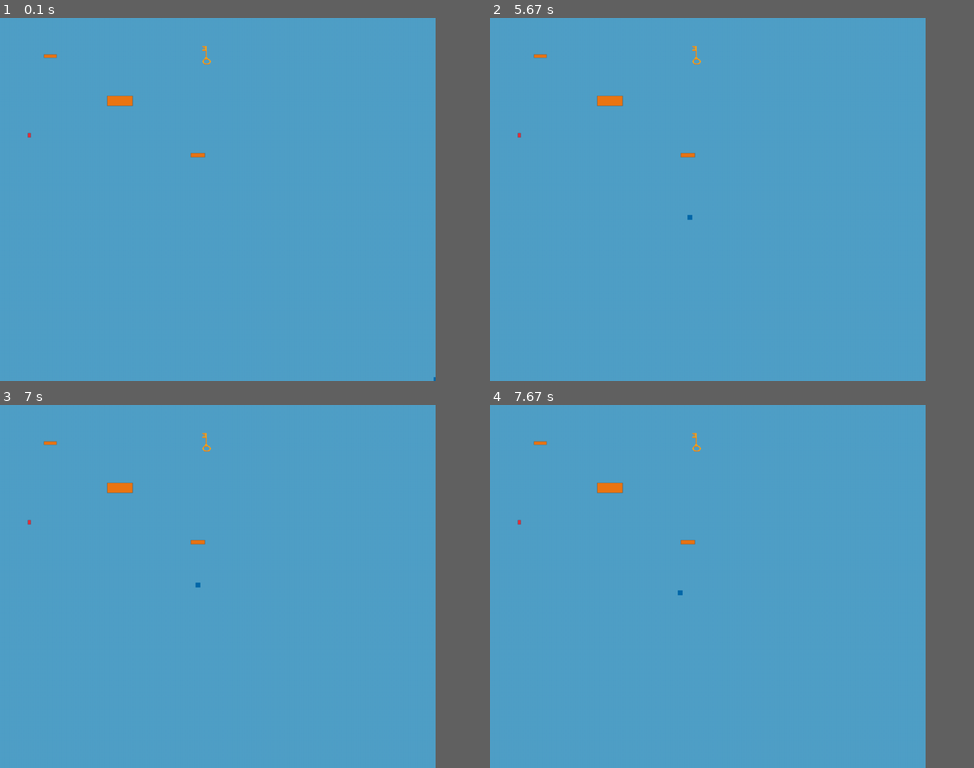
Above: before the commit, frames 1-4 (two rows, left to right).
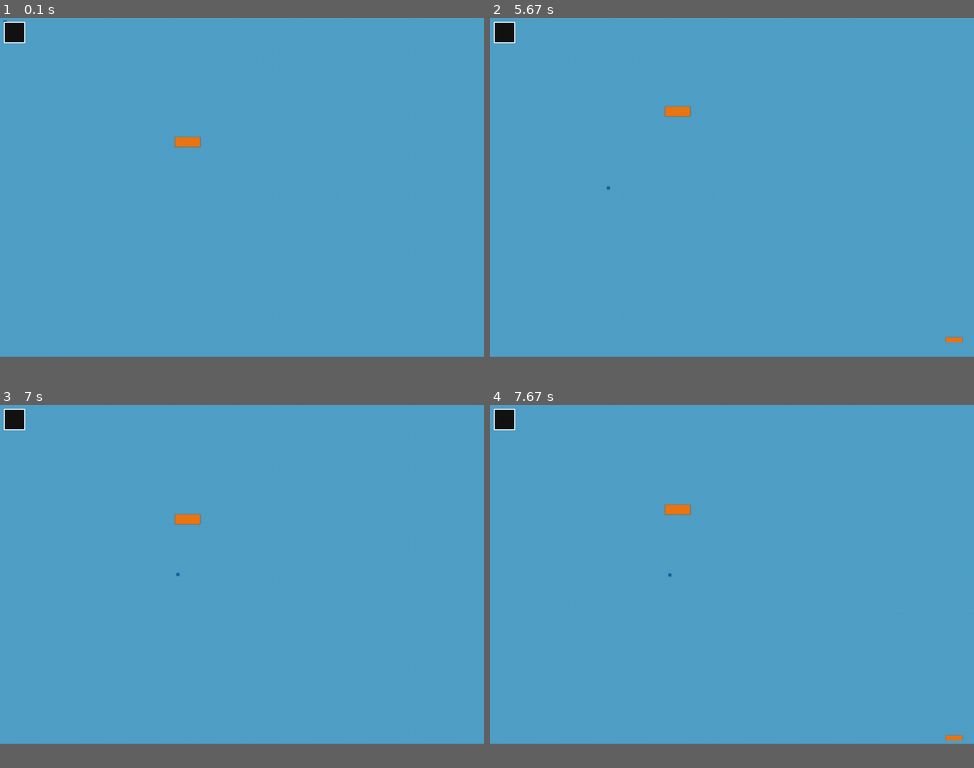
Above: after the commit, the same moments.

Repository: H0bbit13/pygame_project
Game: pygame game, started from main.py
The game is run twice, just before and just after one commit, with the same random seed, the same clock (stepped at 60 frames per second) and the same inputs.
Inputs (mouse positions are in pixels of both pictures, inside the frame that each line leads up to):
- Up to frame 1 (0.1 s): no input
- Up to frame 2 (5.67 s): click (732, 188) at 0.38 s; click (732, 210) at 0.72 s; click (581, 137) at 1.05 s; click (911, 308) at 1.38 s; click (615, 119) at 1.72 s; click (707, 275) at 2.05 s; click (717, 130) at 2.38 s; click (664, 116) at 2.72 s; click (857, 159) at 3.05 s; click (882, 177) at 3.38 s; click (833, 126) at 3.72 s; click (591, 123) at 4.05 s; click (751, 174) at 4.38 s; click (591, 166) at 4.72 s; click (659, 286) at 5.05 s; click (586, 312) at 5.38 s
- Up to frame 3 (7 s): click (164, 463) at 5.72 s; click (193, 561) at 6.05 s; click (125, 484) at 6.38 s; click (329, 688) at 6.72 s
- Up to frame 4 (7.67 s): click (702, 473) at 7.05 s; click (640, 655) at 7.38 s
In our replay, the window is 810x675 before the commit and 900x630 after it. These sizes can differ from the game's own. Grey fills any space a smaller window leaves; there, only what the larger window draws over its background counts as a difference.

The runs differ from the first frame. In frame 1, 0.7% of the frame differs, in the area x 0-90%, y 0-100%; in frame 2, 0.8%; in frame 3, 0.7%; in frame 4, 0.8%, in the area x 0-98%, y 1-93%.

Commit message:
Big world camera scrolling

Diff:
--- a/door.py
+++ b/door.py
@@ -2,18 +2,21 @@
 
 class Door:
     def __init__(self, rect, image):
+        # rect is in WORLD coordinates
         self.rect = rect
         self.image = image
         self.locked = True
         self.open = False
 
-    def draw(self, screen):
-        # If the door is open, we just don't draw it
-        if not self.open:
-            screen.blit(self.image, self.rect.topleft)
+    def draw(self, screen, camera):
+        if self.open:
+            return
+
+        screen_x = self.rect.x - camera.x
+        screen_y = self.rect.y - camera.y
+        screen.blit(self.image, (screen_x, screen_y))
 
     def blocks_circle(self, circle_pos, radius):
-        # Only blocks you if it is NOT open
         if self.open:
             return False
 
@@ -26,11 +29,10 @@
         return (dx * dx + dy * dy) < (radius * radius)
 
     def try_open(self, player_pos, player_radius, has_key):
-        # If you don't have a key, nothing happens
         if not has_key:
             return
 
-        # If you do have a key AND you touch the door, open it
+        # If you touch the door and you have the key, it opens!
         if self.blocks_circle(player_pos, player_radius):
             self.locked = False
             self.open = True
--- /dev/null
+++ b/inventory.py
@@ -0,0 +1,25 @@
+import pygame
+
+class Inventory:
+    def __init__(self):
+        self.items = set()
+        self.images = {}
+
+    def add_item(self, name):
+        self.items.add(name)
+
+    def has_item(self, name):
+        return name in self.items
+
+    def set_image(self, name, image):
+        self.images[name] = image
+
+    def draw(self, screen):
+        # Draw a simple inventory box in the top-left
+        box_rect = pygame.Rect(8, 8, 44, 44)
+        pygame.draw.rect(screen, (20, 20, 20), box_rect)        # dark box
+        pygame.draw.rect(screen, (255, 255, 255), box_rect, 2)  # white outline
+
+        # If we have a key, draw it inside the box
+        if self.has_item("key") and "key" in self.images:
+            screen.blit(self.images["key"], (18, 18))
--- a/key.py
+++ b/key.py
@@ -2,17 +2,21 @@
 
 class Key:
     def __init__(self, pos, image):
+        # pos is in WORLD coordinates
         self.pos = pygame.Vector2(pos)
         self.image = image
         self.rect = self.image.get_rect(center=(int(self.pos.x), int(self.pos.y)))
         self.collected = False
 
-    def draw(self, screen):
-        if not self.collected:
-            screen.blit(self.image, self.rect.topleft)
+    def draw(self, screen, camera):
+        if self.collected:
+            return
+
+        screen_x = self.rect.x - camera.x
+        screen_y = self.rect.y - camera.y
+        screen.blit(self.image, (screen_x, screen_y))
 
     def touches_circle(self, circle_pos, radius):
-        # Treat key as a point at its center
         dx = circle_pos.x - self.rect.centerx
         dy = circle_pos.y - self.rect.centery
         return (dx * dx + dy * dy) < (radius * radius)
--- a/main.py
+++ b/main.py
@@ -2,16 +2,27 @@
 from obstacle import Obstacle
 from key import Key
 from door import Door
+from inventory import Inventory
 
 pygame.init()
 
-WIDTH, HEIGHT = 900, 750
+# ----------------------------
+# Window (what we see)
+# ----------------------------
+WIDTH, HEIGHT = 1000, 700
 screen = pygame.display.set_mode((WIDTH, HEIGHT))
-pygame.display.set_caption("Pygame Project - Inventory & Door")
+pygame.display.set_caption("Lesson 4 - Big World Camera!")
 clock = pygame.time.Clock()
 
-# Background color (still useful!)
 BACKGROUND = (80, 160, 200)
+
+# ----------------------------
+# World (big map)
+# ----------------------------
+WORLD_WIDTH, WORLD_HEIGHT = 2000, 2000
+
+def clamp(value, low, high):
+    return max(low, min(value, high))
 
 # ----------------------------
 # Load Images
@@ -21,52 +32,59 @@
 obstacle_img = pygame.image.load("assets/obstacle.png").convert_alpha()
 door_img = pygame.image.load("assets/door.png").convert_alpha()
 
-# (Optional) Resize images so they fit nicely
-obstacle_img = pygame.transform.smoothscale(obstacle_img, (180, 120))
+# Resize images so they fit nicely
+player_img = pygame.transform.smoothscale(player_img, (60, 60))
+key_img = pygame.transform.smoothscale(key_img, (24, 24))
 door_img = pygame.transform.smoothscale(door_img, (60, 90))
 
+# Reuse obstacle.png at different sizes
+obstacle_big = pygame.transform.smoothscale(obstacle_img, (180, 120))
+obstacle_small1 = pygame.transform.smoothscale(obstacle_img, (120, 60))
+obstacle_small2 = pygame.transform.smoothscale(obstacle_img, (160, 50))
+
 # ----------------------------
-# Player
+# Player (WORLD coordinates)
 # ----------------------------
-player_radius = 25
-player_pos = pygame.Vector2(WIDTH / 1, HEIGHT / 1)
+player_radius = 15
+player_pos = pygame.Vector2(10, 10)     # IMPORTANT: safe start!
 target_pos = pygame.Vector2(player_pos)
 player_speed = 220
 
+# ----------------------------
 # Inventory
-has_key = False
+# ----------------------------
+inventory = Inventory()
+inventory.set_image("key", key_img)
 
 # ----------------------------
-# Obstacles
+# Obstacles (WORLD coordinates)
+# Put some obstacles OFF SCREEN so we have to travel to see them!
 # ----------------------------
 obstacles = [
-    Obstacle(pygame.Rect(160, 115, 180, 120), obstacle_img),
-    Obstacle(pygame.Rect(60, 60, 90, 40), pygame.transform.smoothscale(obstacle_img, (90, 40))),
-    Obstacle(pygame.Rect(360, 260, 100, 50), pygame.transform.smoothscale(obstacle_img, (100, 50))),
+    Obstacle(pygame.Rect(300, 200, 180, 120), obstacle_big),
+    Obstacle(pygame.Rect(900, 700, 120, 60), obstacle_small1),
+    Obstacle(pygame.Rect(1500, 400, 160, 50), obstacle_small2),
+    Obstacle(pygame.Rect(400, 1500, 160, 50), obstacle_small2),
 ]
 
 # ----------------------------
-# Key
+# Key (WORLD coordinates)
+# Put it far away so the camera scrolling is obvious
 # ----------------------------
-key = Key((430, 80), key_img)
+key = Key((1700, 300), key_img)
 
 # ----------------------------
-# Door (starts locked)
+# Door (WORLD coordinates)
+# Put it somewhere different than the key so we explore
 # ----------------------------
-door_rect = pygame.Rect(30, 200, 60, 90)
-door = Door(door_rect, door_img)
+door = Door(pygame.Rect(1850, 1700, 60, 90), door_img)
 
-# We'll treat the door like an obstacle too (when it's closed)
 def is_blocked(pos):
-    # blocked by obstacles?
     for obs in obstacles:
         if obs.blocks_circle(pos, player_radius):
             return True
-
-    # blocked by door?
     if door.blocks_circle(pos, player_radius):
         return True
-
     return False
 
 running = True
@@ -74,15 +92,31 @@
 while running:
     dt = clock.tick(60) / 1000
 
+    # ----------------------------
+    # Camera (WORLD -> SCREEN)
+    # Try to keep player in the center, but stop at world edges.
+    # ----------------------------
+    camera_x = clamp(player_pos.x - WIDTH / 2, 0, WORLD_WIDTH - WIDTH)
+    camera_y = clamp(player_pos.y - HEIGHT / 2, 0, WORLD_HEIGHT - HEIGHT)
+    camera = pygame.Vector2(camera_x, camera_y)
+
+    # ----------------------------
     # Events
+    # ----------------------------
     for event in pygame.event.get():
         if event.type == pygame.QUIT:
             running = False
 
         if event.type == pygame.MOUSEBUTTONDOWN:
-            target_pos = pygame.Vector2(event.pos)
+            # Click is in SCREEN coordinates
+            mouse_screen = pygame.Vector2(event.pos)
 
-    # Movement
+            # Convert screen click -> world click
+            target_pos = mouse_screen + camera
+
+    # ----------------------------
+    # Movement (WORLD coordinates)
+    # ----------------------------
     to_target = target_pos - player_pos
     distance = to_target.length()
 
@@ -95,45 +129,59 @@
         else:
             new_pos = player_pos + direction * step
 
+        # Keep player inside the world boundaries
+        new_pos.x = clamp(new_pos.x, 0, WORLD_WIDTH)
+        new_pos.y = clamp(new_pos.y, 0, WORLD_HEIGHT)
+
         if not is_blocked(new_pos):
             player_pos = new_pos
         else:
-            # Sliding around stuff
+            # Sliding around obstacles/door
             slide_x = pygame.Vector2(player_pos.x + direction.x * step, player_pos.y)
             slide_y = pygame.Vector2(player_pos.x, player_pos.y + direction.y * step)
+
+            slide_x.x = clamp(slide_x.x, 0, WORLD_WIDTH)
+            slide_x.y = clamp(slide_x.y, 0, WORLD_HEIGHT)
+
+            slide_y.x = clamp(slide_y.x, 0, WORLD_WIDTH)
+            slide_y.y = clamp(slide_y.y, 0, WORLD_HEIGHT)
 
             if not is_blocked(slide_x):
                 player_pos = slide_x
             elif not is_blocked(slide_y):
                 player_pos = slide_y
 
-    # Pick up key
+    # ----------------------------
+    # Pick up key (WORLD coordinates)
+    # ----------------------------
     if not key.collected and key.touches_circle(player_pos, player_radius):
         key.collect()
-        has_key = True
+        inventory.add_item("key")
 
-    # Try opening the door (only works if you have the key)
-    door.try_open(player_pos, player_radius, has_key)
+    # ----------------------------
+    # Door open logic
+    # ----------------------------
+    door.try_open(player_pos, player_radius, inventory.has_item("key"))
 
-    # Draw
+    # ----------------------------
+    # Draw (use camera!)
+    # ----------------------------
     screen.fill(BACKGROUND)
 
     for obs in obstacles:
-        obs.draw(screen)
+        obs.draw(screen, camera)
 
-    key.draw(screen)
-    door.draw(screen)
+    key.draw(screen, camera)
+    door.draw(screen, camera)
 
-    # Draw player image centered on player_pos
-    player_rect = player_img.get_rect(center=(int(player_pos.x), int(player_pos.y)))
+    # Draw player using camera conversion
+    player_screen_x = player_pos.x - camera.x
+    player_screen_y = player_pos.y - camera.y
+    player_rect = player_img.get_rect(center=(int(player_screen_x), int(player_screen_y)))
     screen.blit(player_img, player_rect.topleft)
 
-    # ----------------------------
-    # Inventory (top-left)
-    # ----------------------------
-    if has_key:
-        # Draw the key image in the inventory corner
-        screen.blit(key_img, (10, 10))
+    # Inventory is UI (no camera)
+    inventory.draw(screen)
 
     pygame.display.flip()
 
--- a/obstacle.py
+++ b/obstacle.py
@@ -2,13 +2,18 @@
 
 class Obstacle:
     def __init__(self, rect, image):
+        # rect is in WORLD coordinates
         self.rect = rect
         self.image = image
 
-    def draw(self, screen):
-        screen.blit(self.image, self.rect.topleft)
+    def draw(self, screen, camera):
+        # Convert world position -> screen position by subtracting camera
+        screen_x = self.rect.x - camera.x
+        screen_y = self.rect.y - camera.y
+        screen.blit(self.image, (screen_x, screen_y))
 
     def blocks_circle(self, circle_pos, radius):
+        # circle_pos is in WORLD coordinates
         closest_x = max(self.rect.left, min(circle_pos.x, self.rect.right))
         closest_y = max(self.rect.top, min(circle_pos.y, self.rect.bottom))
 
